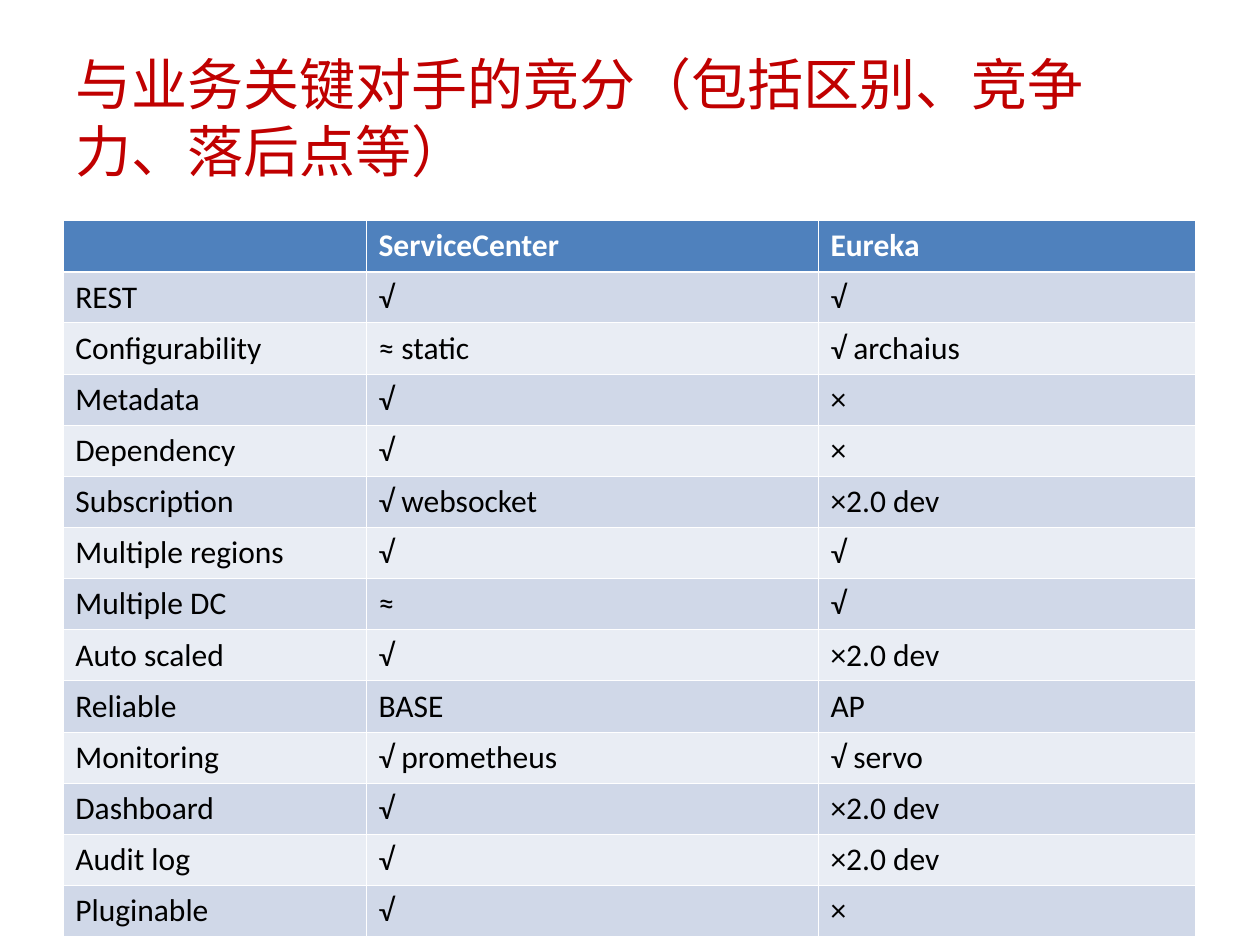
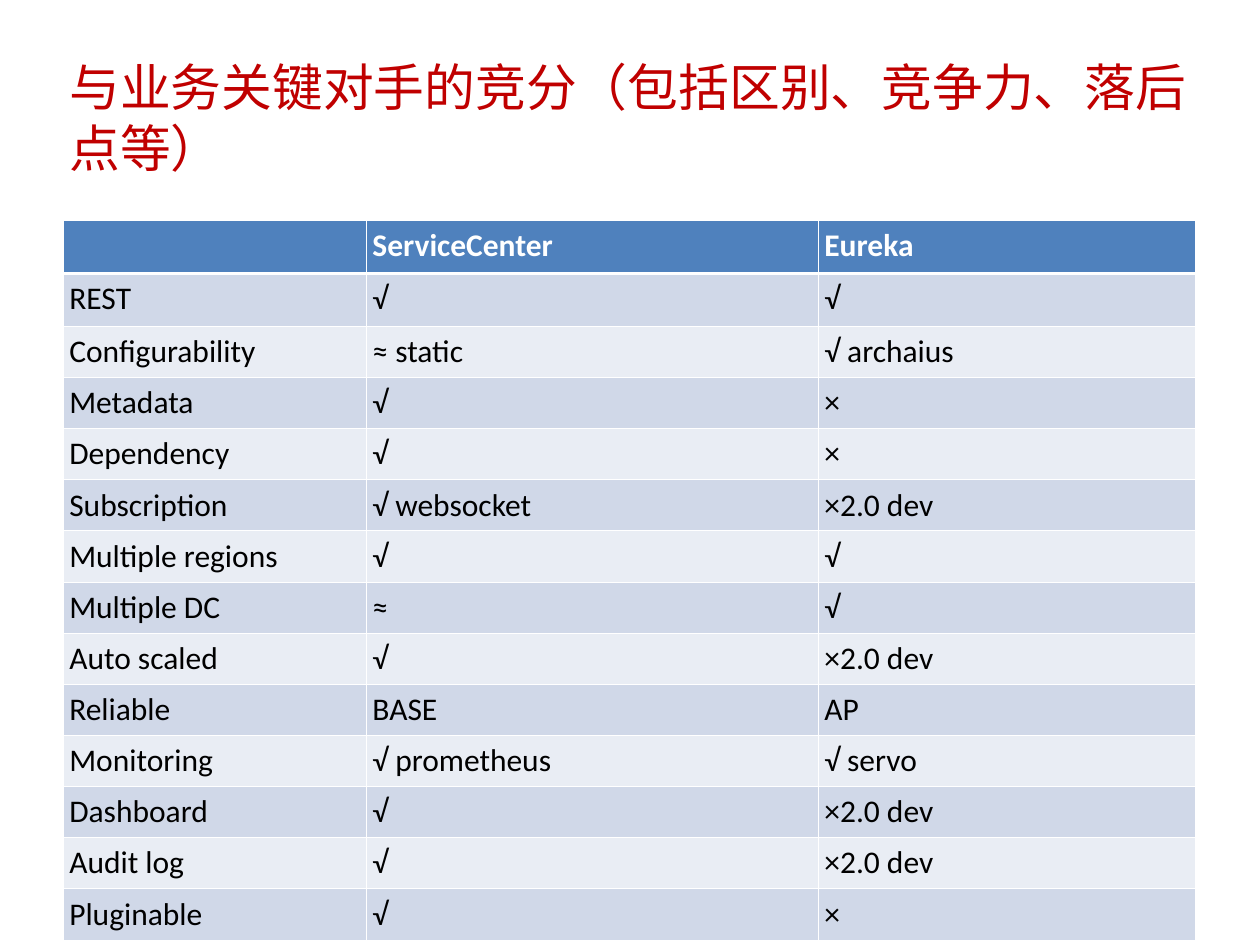
Before and after one commit to little-cui/sc-tester, a slide deck: slide 3 of doc/analysis.ppt. Drawn at 1260x945 pixels with LibreOffice and Linux fonts; fonts in the diff are those of the drawing. Boxes give left, top, right and bottom in pixels: in the first picture for what was removed or moved away, otherwise in the second. Text is boxed around its words. In the diff, an @@ line names an element or a change of style, - is before the commit and + after.

```diff
--- a/doc/analysis.ppt
+++ b/doc/analysis.ppt
@@ title "与业务关键对手的竞分（包括区别、竞争力、落后点等）" at box(69, 62, 1186, 172): size 32 to 29 pt @@
@@ table: place and size @@
-table at box(63, 220, 1196, 936)
+table at box(63, 220, 1196, 940)
```
Also in this commit, not shown: 5 other slides changed.
